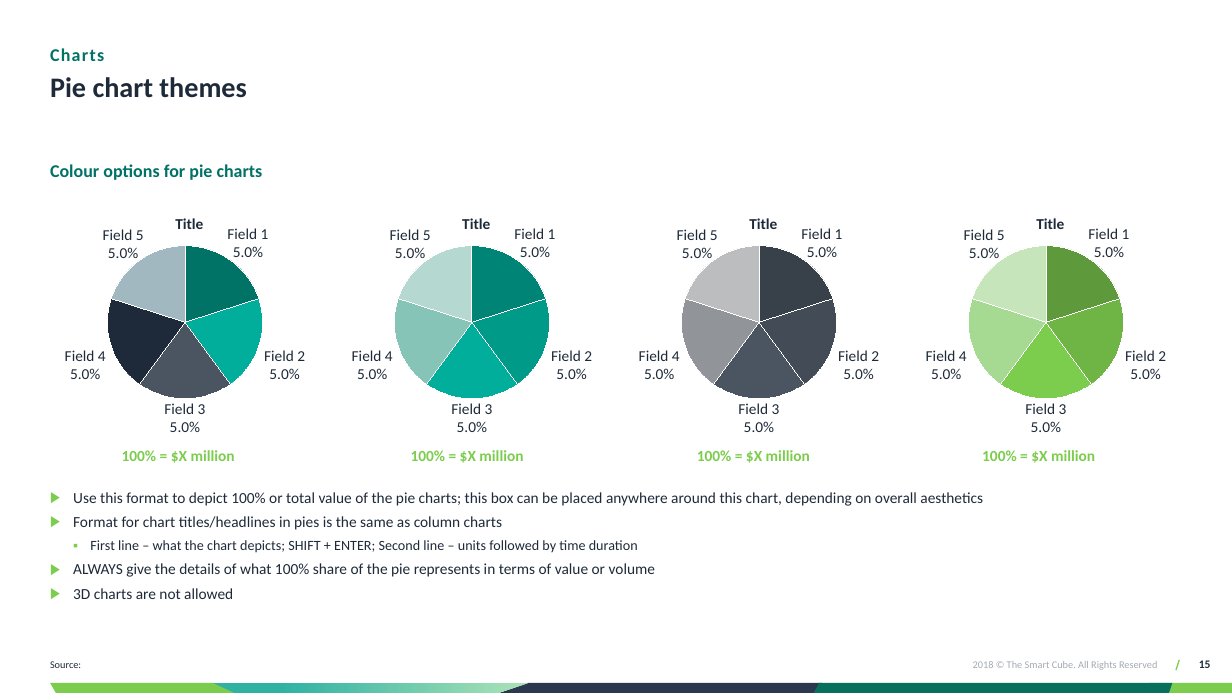
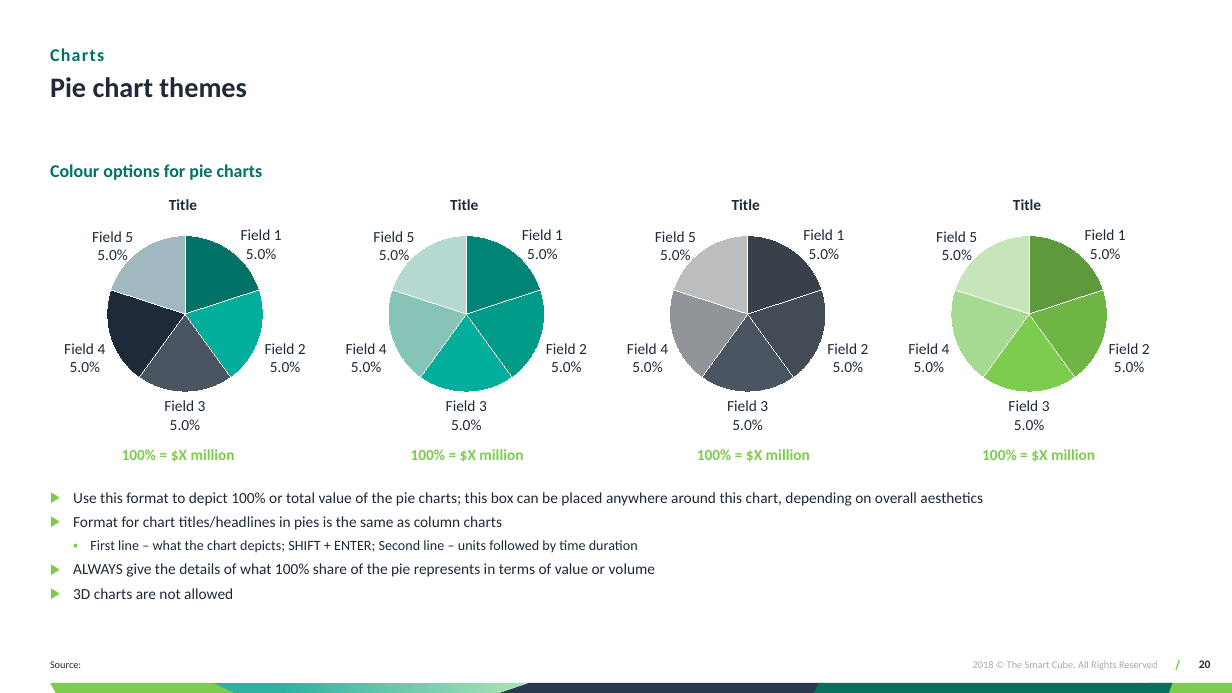
Before and after one commit to tdev131287/techandmate, a slide deck: slide 20 of TSCPPT_Addin/AppData/Template/Template_Automation.pptx (slide 15 before the commit). Drawn at 1232x693 pixels with LibreOffice and Linux fonts; fonts in the diff are those of the drawing; background and template pictures are left out. Boxes give left, top, right and bottom in pixels: in the first picture for what was removed or moved away, otherwise in the second. Text is boxed around its words. In the diff, an @@ line names an element or a change of style, - is before the commit and + after.

```diff
--- a/TSCPPT_Addin/AppData/Template/Template_Automation.pptx
+++ b/TSCPPT_Addin/AppData/Template/Template_Automation.pptx
@@ pie chart: place and size @@
-pie chart at box(50, 209, 336, 440)
+pie chart at box(50, 189, 336, 440)
@@ pie chart: place and size @@
-pie chart at box(337, 209, 624, 440)
+pie chart at box(332, 189, 618, 440)
@@ pie chart: place and size @@
-pie chart at box(624, 209, 910, 440)
+pie chart at box(613, 189, 899, 440)
@@ pie chart: place and size @@
-pie chart at box(911, 209, 1198, 440)
+pie chart at box(895, 189, 1181, 440)
@@ page number at box(1199, 660, 1211, 668): text changed @@
-15
+20
```
Also in this commit, not shown: 12 other slides changed, 6 slides added, 1 slide removed, 56 other files.
